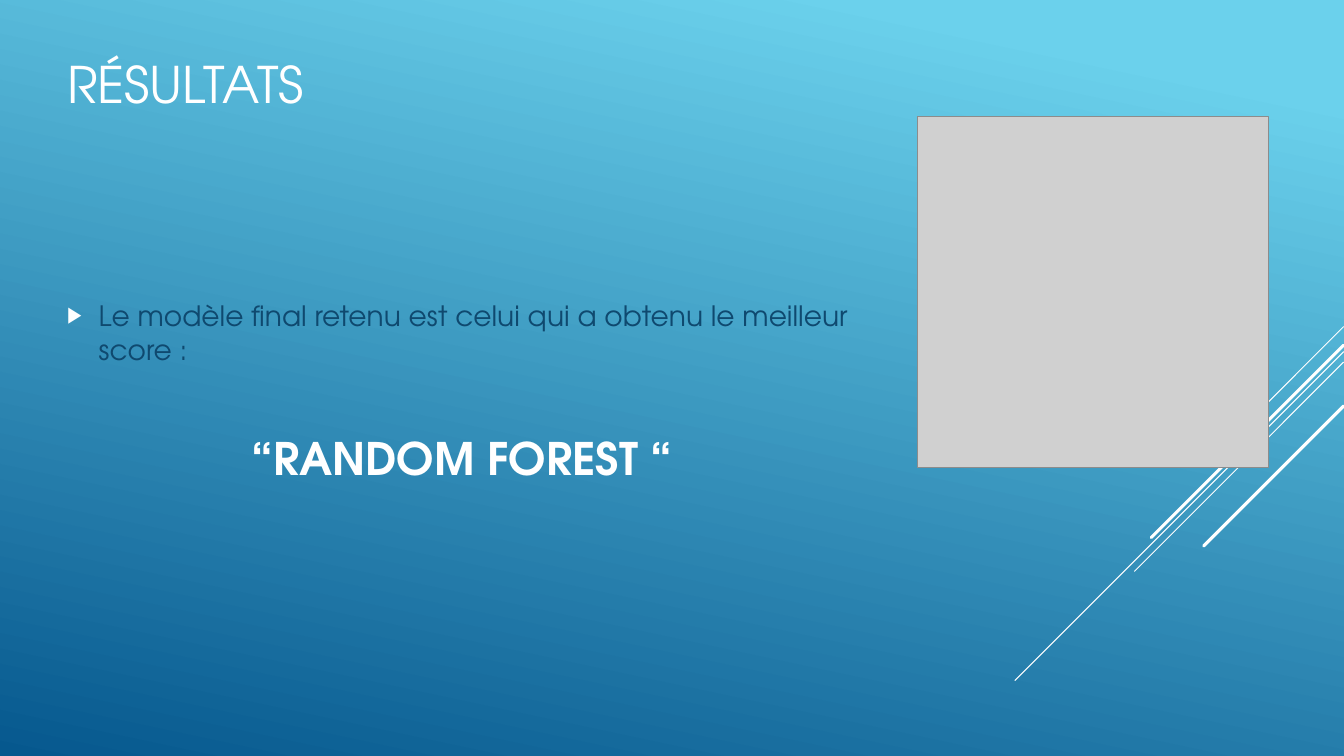
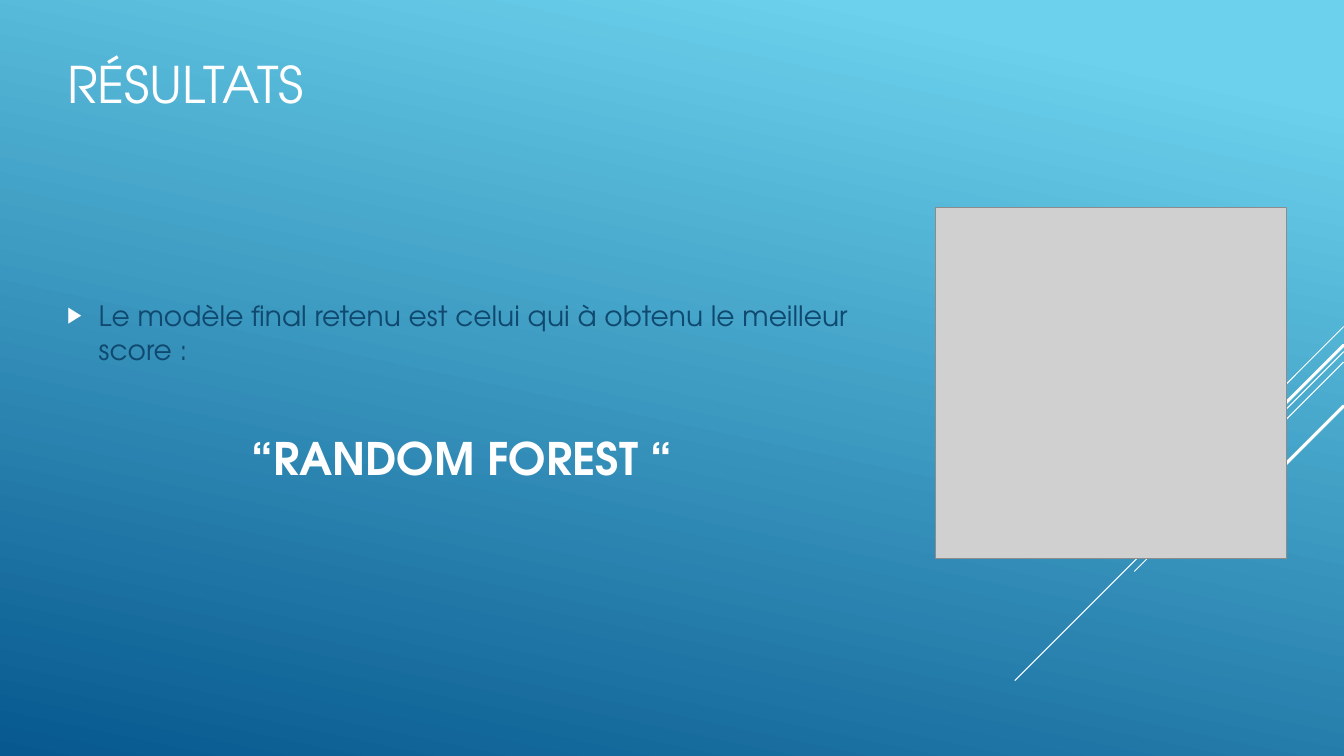
Before and after one commit to obenmaha/App-d-tection-faux-billet, a slide deck: slide 15 of Projet ONCFM.pptx (slide 14 before the commit). Drawn at 1344x756 pixels with LibreOffice and Linux fonts; fonts in the diff are those of the drawing; grey boxes stand for pictures. Boxes give left, top, right and bottom in pixels: in the first picture for what was removed or moved away, otherwise in the second. Text is boxed around its words. In the diff, an @@ line names an element or a change of style, - is before the commit and + after.

```diff
--- a/Projet ONCFM.pptx
+++ b/Projet ONCFM.pptx
@@ picture: place and size @@
-picture at (918,116,1268,467)
+picture at (936,208,1287,559)
@@ text at (99,305,847,360): text changed @@
-▶ Le modèle final retenu est celui qui a obtenu le meilleur score :
+▶ Le modèle final retenu est celui qui à obtenu le meilleur score :
```
Also in this commit, not shown: 5 other slides changed, 2 slides added, 3 other files.
